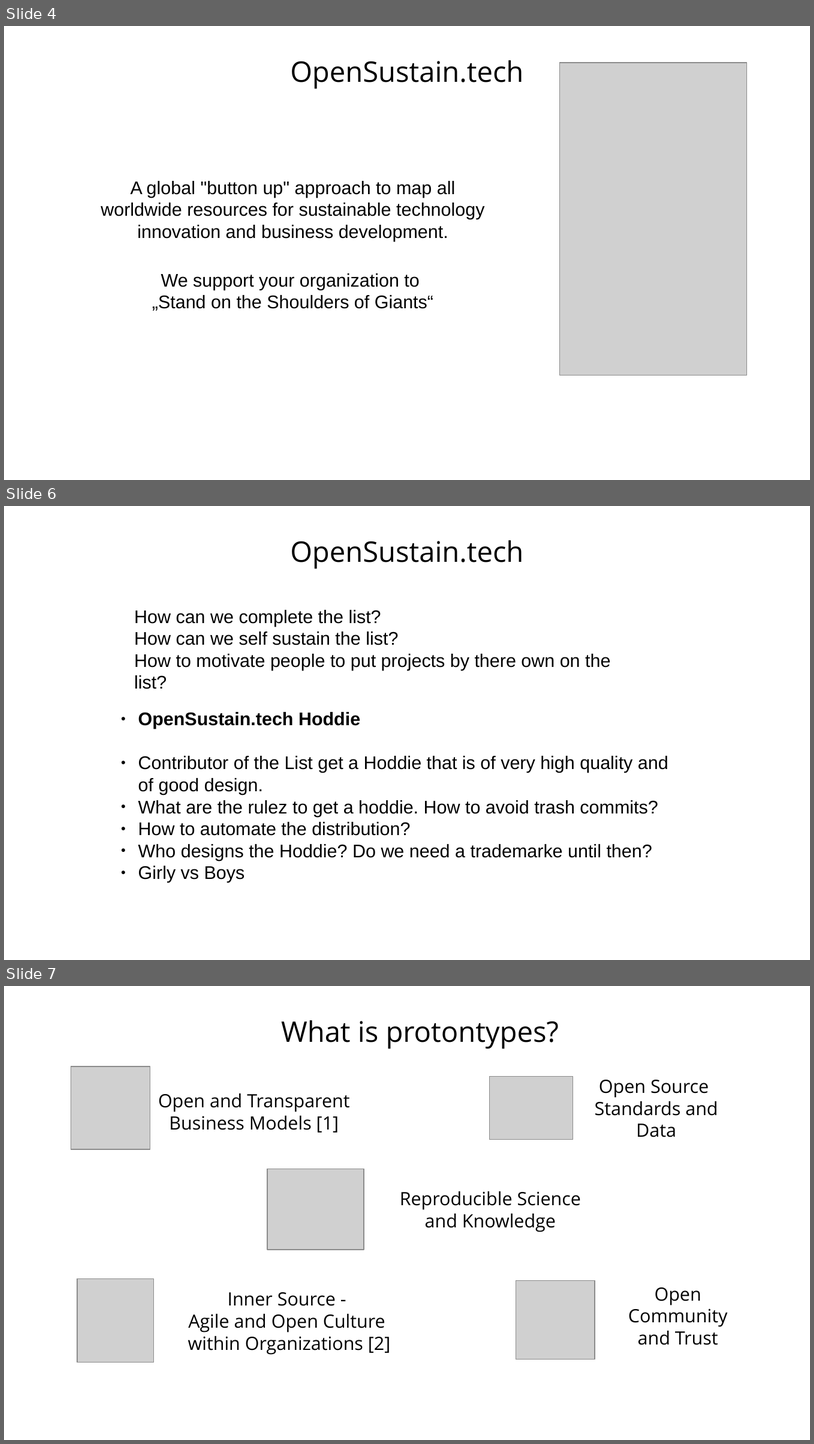
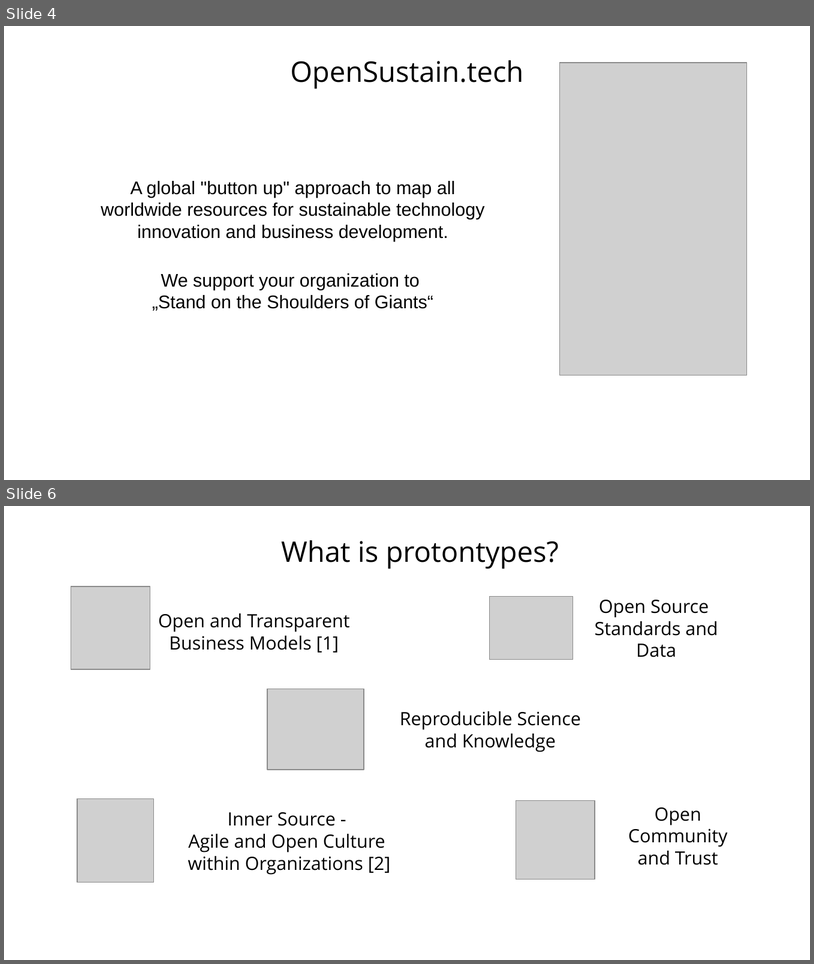
Before and after one commit to protontypes/documents, a slide deck: slides/protontypes_pitch_slides.odp. Shown one above the other, each under a label of ours: slides 4, 6 and 7 before the commit, slides 4 and 6 after it; the slides between them are not shown. The pictures are 814x1444 and 814x964 pixels, drawn with LibreOffice and Linux fonts; fonts in the diff are those of the drawing; grey boxes stand for pictures; background and template pictures are left out. Boxes give left, top, right and bottom in pixels: in the first picture for what was removed or moved away, otherwise in the second. Text is boxed around its words. In the diff, an @@ line names an element or a change of style, - is before the commit and + after.

```diff
--- a/slides/protontypes_pitch_slides.odp
+++ b/slides/protontypes_pitch_slides.odp
@@ slide 6 removed at (x1=4, y1=506, x2=810, y2=960), background #FFFFFF @@
@@ title removed at (x1=290, y1=540, x2=524, y2=569) @@
-OpenSustain.tech
@@ text removed at (x1=134, y1=610, x2=611, y2=689) @@
-How can we complete the list?
-How can we self sustain the list?
-How to motivate people to put projects by there own on the list?
@@ text removed at (x1=138, y1=712, x2=669, y2=882) @@
-● OpenSustain.tech Hoddie
-● Contributor of the List get a Hoddie that is of very high quality and of good design.
-● What are the rulez to get a hoddie. How to avoid trash commits?
-● How to automate the distribution?
-● Who designs the Hoddie? Do we need a trademarke until then?
-● Girly vs Boys
@@ what was slide 7 is now slide 6 @@
```
Also in this commit, not shown: 1 slide changed, 1 slide added, 1 other slide removed, 2 other files.
